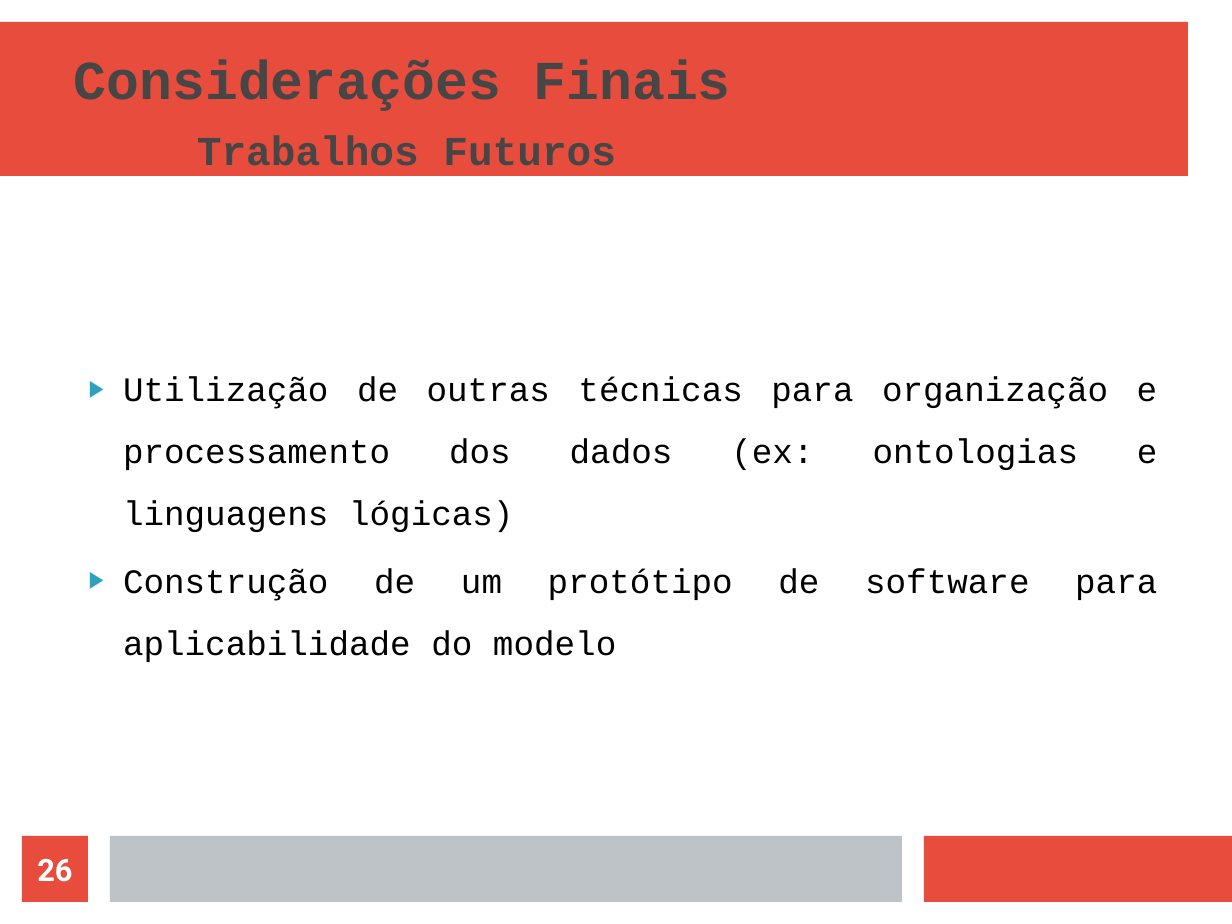
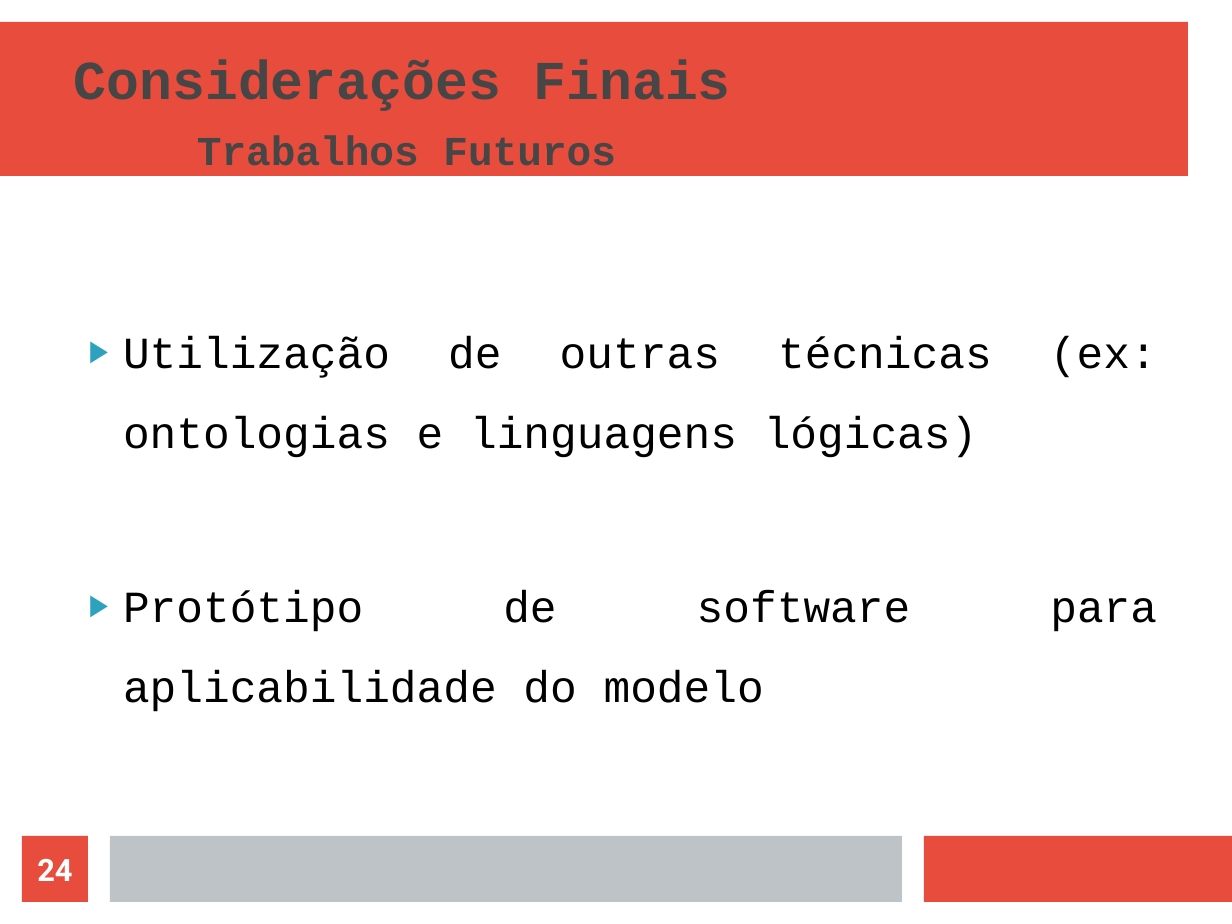
Before and after one commit to naninmartins/TCC-Modelo-de-AVA-com-CS-e-MDE, a slide deck: slide 24 of MODELO DE APOIO AO ENSINO EM AMBIENTES VIRTUAIS - APRESENTAÇÃO (linux).odp (slide 26 before the commit). Drawn at 1232x924 pixels with LibreOffice and Linux fonts; fonts in the diff are those of the drawing. Boxes give left, top, right and bottom in pixels: in the first picture for what was removed or moved away, otherwise in the second. Text is boxed around its words. In the diff, an @@ line names an element or a change of style, - is before the commit and + after.

```diff
--- a/MODELO DE APOIO AO ENSINO EM AMBIENTES VIRTUAIS - APRESENTAÇÃO (linux).odp
+++ b/MODELO DE APOIO AO ENSINO EM AMBIENTES VIRTUAIS - APRESENTAÇÃO (linux).odp
@@ text at (123, 337, 1157, 712): text changed; size 20 to 26 pt @@
-▶ Utilização de outras técnicas para organização e processamento dos dados (ex: ontologias e linguagens lógicas)
-▶ Construção de um protótipo de software para aplicabilidade do modelo
+▶ Utilização de outras técnicas (ex: ontologias e linguagens lógicas)
+▶ Protótipo de software para aplicabilidade do modelo
@@ page number at (37, 859, 72, 881): text changed @@
-26
+24
```
Also in this commit, not shown: 13 other slides changed, 2 slides removed, 1 other file.
